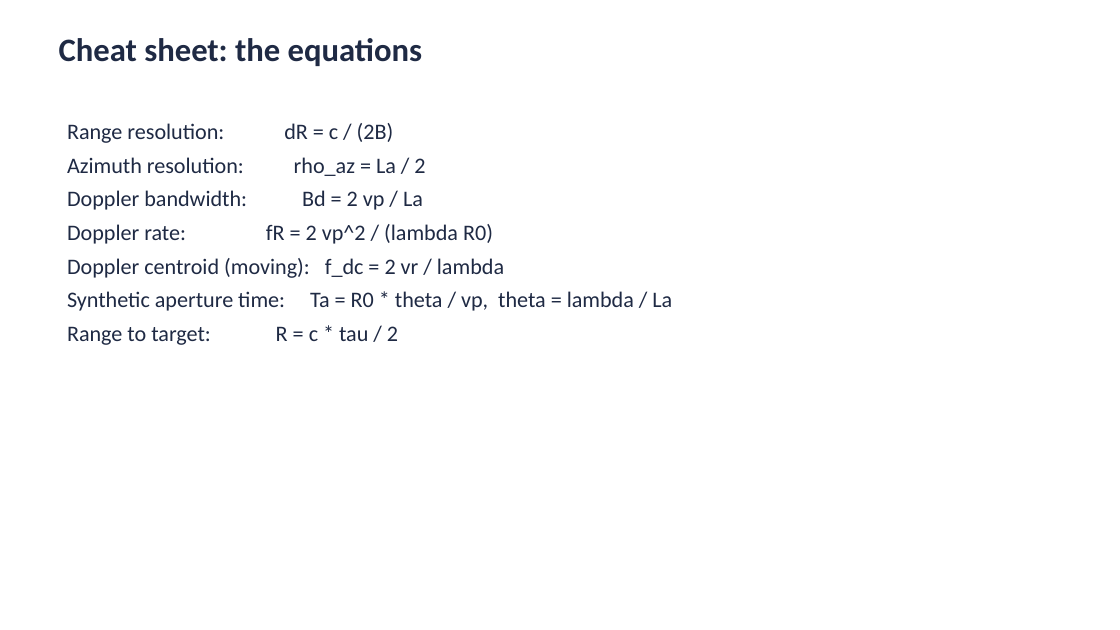
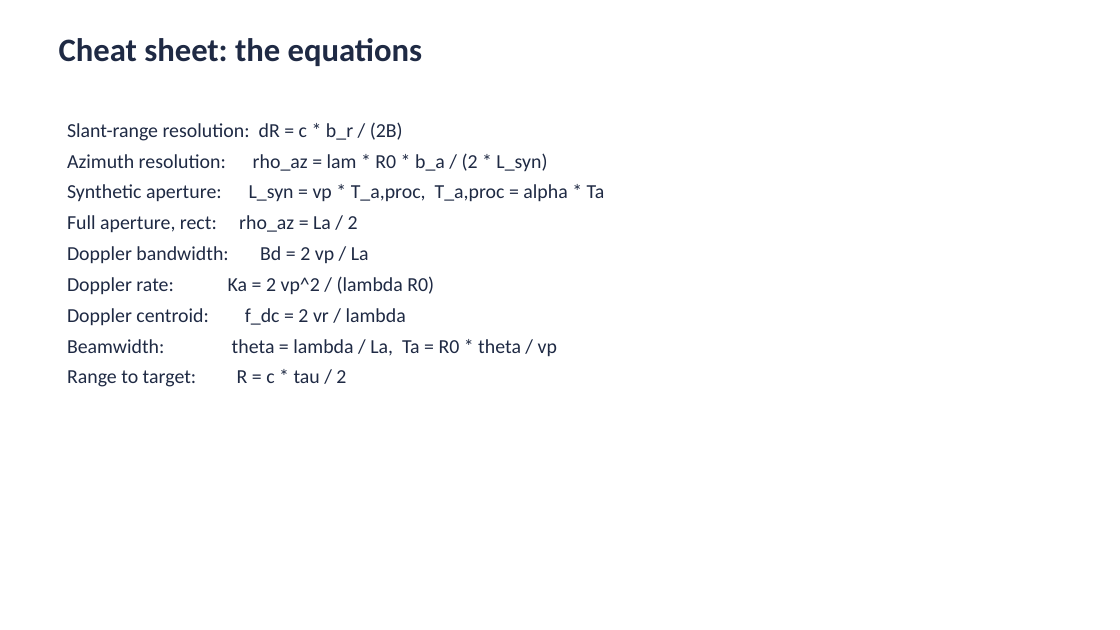
Before and after one commit to notmaineyy/range_doppler, a slide deck: slide 14 of task1_slides.pptx (slide 13 before the commit). Drawn at 1120x630 pixels with LibreOffice and Linux fonts; fonts in the diff are those of the drawing. Boxes give left, top, right and bottom in pixels: in the first picture for what was removed or moved away, otherwise in the second. Text is boxed around its words. In the diff, an @@ line names an element or a change of style, - is before the commit and + after.

```diff
--- a/task1_slides.pptx
+++ b/task1_slides.pptx
@@ text at [67,122,605,233]: text changed; size 19 to 17 pt @@
-Range resolution: dR = c / (2B)
-Azimuth resolution: rho_az = La / 2
+Slant-range resolution: dR = c * b_r / (2B)
+Azimuth resolution: rho_az = lam * R0 * b_a / (2 * L_syn)
+Synthetic aperture: L_syn = vp * T_a,proc, T_a,proc = alpha * Ta
+Full aperture, rect: rho_az = La / 2
@@ text at [67,246,369,387]: size 19 to 17 pt in "Doppler bandwidth: Bd = 2 vp / ...", "Range to target: R = c * ..." @@
@@ text at [67,276,557,357]: text changed; size 19 to 17 pt @@
-Doppler rate: fR = 2 vp^2 / (lambda R0)
-Doppler centroid (moving): f_dc = 2 vr / lambda
-Synthetic aperture time: Ta = R0 * theta / vp, theta = lambda / La
+Doppler rate: Ka = 2 vp^2 / (lambda R0)
+Doppler centroid: f_dc = 2 vr / lambda
+Beamwidth: theta = lambda / La, Ta = R0 * theta / vp
```
Also in this commit, not shown: 7 other slides changed, 1 slide added, 17 other files.
